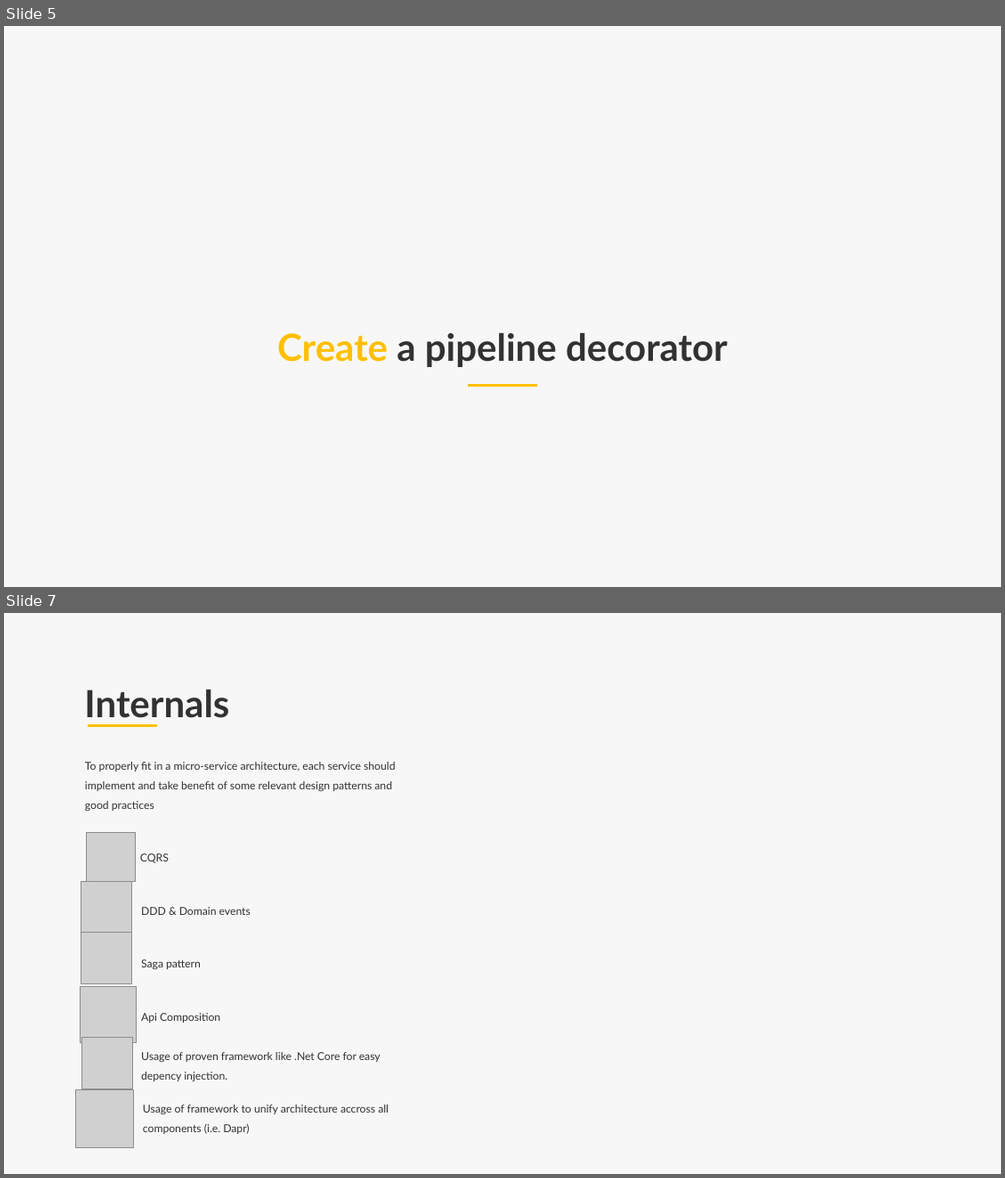
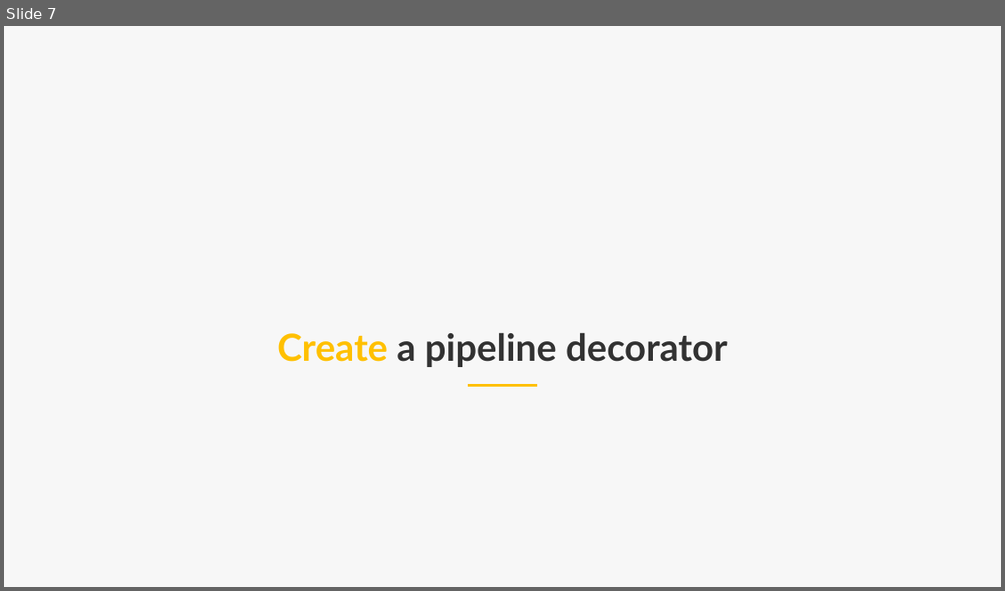
Before and after one commit to lgmorand/azure-devops-pipeline-decorators, a slide deck: presentation/Azure DevOps - pipeline decorators.pptx. Shown one above the other, each under a label of ours: slides 5 and 7 before the commit, slide 7 after it; the slides between them are not shown. The pictures are 1005x1178 and 1005x591 pixels, drawn with LibreOffice and Linux fonts; fonts in the diff are those of the drawing; grey boxes stand for pictures; background and template pictures are left out. Boxes give left, top, right and bottom in pixels: in the first picture for what was removed or moved away, otherwise in the second. Text is boxed around its words. In the diff, an @@ line names an element or a change of style, - is before the commit and + after.

```diff
--- a/presentation/Azure DevOps - pipeline decorators.pptx
+++ b/presentation/Azure DevOps - pipeline decorators.pptx
@@ slide 7 removed at bbox=[4, 613, 1001, 1174], background #F7F7F7 @@
@@ text removed at bbox=[84, 689, 229, 718] @@
-Internals
@@ line removed from (88, 725) to (157, 725) @@
@@ text removed at bbox=[85, 762, 395, 811] @@
-To properly fit in a micro-service architecture, each service should implement and take benefit of some relevant design patterns and good practices
@@ picture removed at bbox=[86, 832, 136, 882] @@
@@ text removed at bbox=[140, 853, 169, 863] @@
-CQRS
@@ picture removed at bbox=[81, 881, 133, 933] @@
@@ picture removed at bbox=[81, 933, 133, 984] @@
@@ text removed at bbox=[141, 907, 251, 915] @@
-DDD & Domain events
@@ text removed at bbox=[141, 959, 201, 970] @@
-Saga pattern
@@ picture removed at bbox=[81, 986, 137, 1042] @@
@@ text removed at bbox=[141, 1013, 220, 1022] @@
-Api Composition
@@ picture removed at bbox=[81, 1037, 133, 1088] @@
@@ text removed at bbox=[141, 1052, 380, 1081] @@
-Usage of proven framework like .Net Core for easy depency injection.
@@ picture removed at bbox=[76, 1089, 134, 1148] @@
@@ text removed at bbox=[143, 1104, 388, 1134] @@
-Usage of framework to unify architecture accross all components (i.e. Dapr)
@@ what was slide 5 is now slide 7 @@
```
Also in this commit, not shown: 3 slides changed, 13 slides added, 5 other slides removed.
